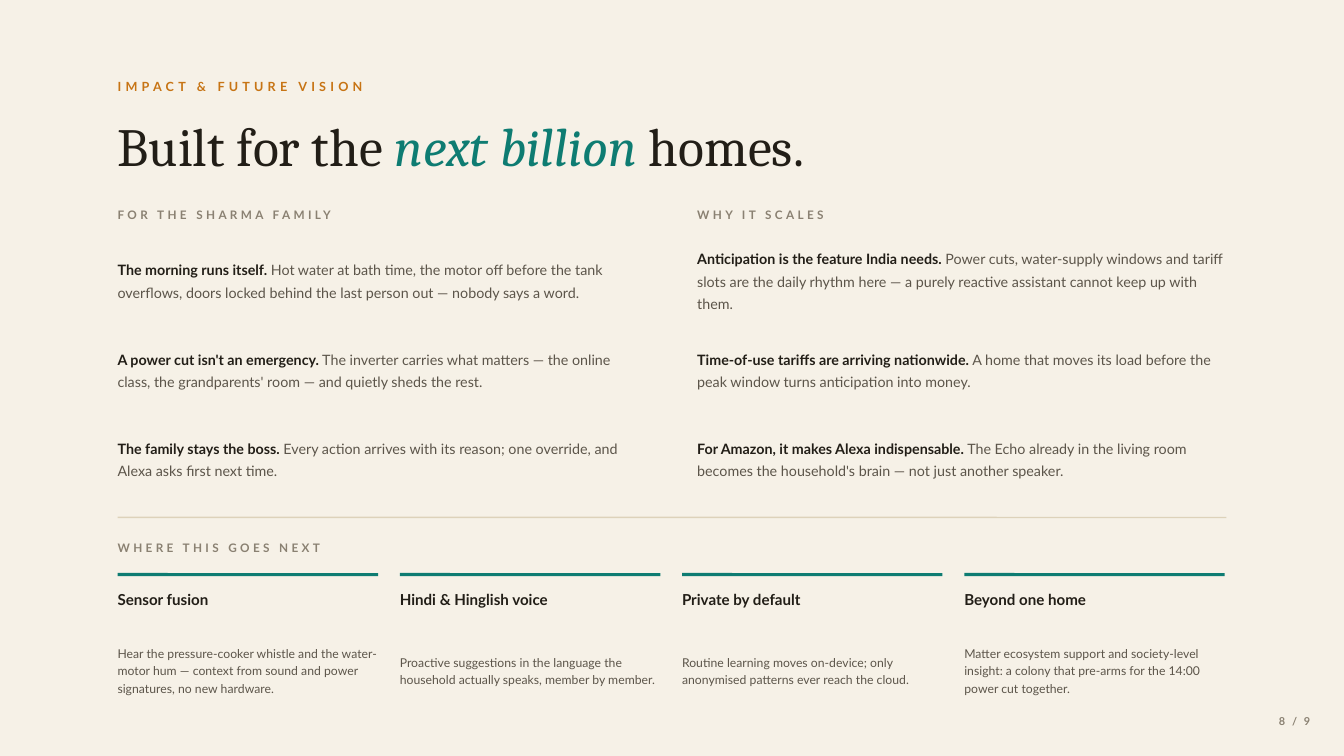
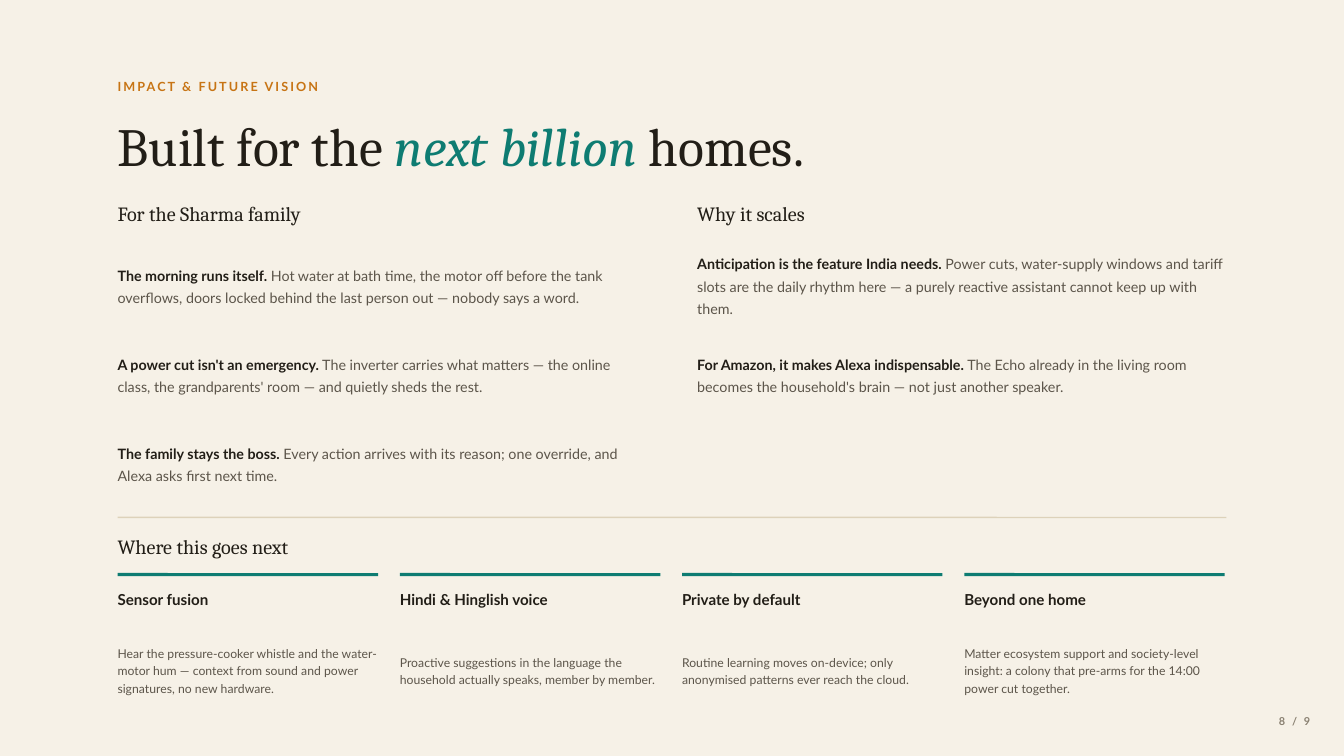
Before and after one commit to piyushk-dev/hackon_project, a slide deck: slide 8 of deck/Alexa-Thinks-Ahead-Bar-Raisers-portable.pptx. Drawn at 1344x756 pixels with LibreOffice and Linux fonts; fonts in the diff are those of the drawing. Boxes give left, top, right and bottom in pixels: in the first picture for what was removed or moved away, otherwise in the second. Text is boxed around its words. In the diff, an @@ line names an element or a change of style, - is before the commit and + after.

```diff
--- a/deck/Alexa-Thinks-Ahead-Bar-Raisers-portable.pptx
+++ b/deck/Alexa-Thinks-Ahead-Bar-Raisers-portable.pptx
@@ text "IMPACT & FUTURE VISION" at [118, 76, 706, 98]: letter spacing 3 to 1.5 pt @@
@@ text at [118, 206, 300, 226]: text changed; size 8.4 to 14.4 pt; font Lato to Cambria; text colour #8A8172 to #221E17; bold off @@
-FOR THE SHARMA FAMILY
+For the Sharma family
@@ text at [697, 207, 805, 226]: text changed; size 8.4 to 14.4 pt; font Lato to Cambria; text colour #8A8172 to #221E17; bold off @@
-WHY IT SCALES
+Why it scales
@@ 4 texts: place and size @@
-4 texts at [118, 253, 1223, 476]
+4 texts at [118, 258, 1223, 481]
@@ text "For Amazon, it makes Alexa ...": place and size @@
-text "For Amazon, it makes Alexa ..." at [697, 443, 1187, 479]
+text "For Amazon, it makes Alexa ..." at [697, 359, 1187, 395]
@@ text removed at [697, 354, 1211, 390] @@
-Time-of-use tariffs are arriving nationwide. A home that moves its load before the peak window turns anticipation into money.
@@ text at [118, 540, 288, 559]: text changed; size 8.4 to 14.4 pt; font Lato to Cambria; text colour #8A8172 to #221E17; bold off @@
-WHERE THIS GOES NEXT
+Where this goes next
```
Also in this commit, not shown: 7 other slides changed, 6 other files.
